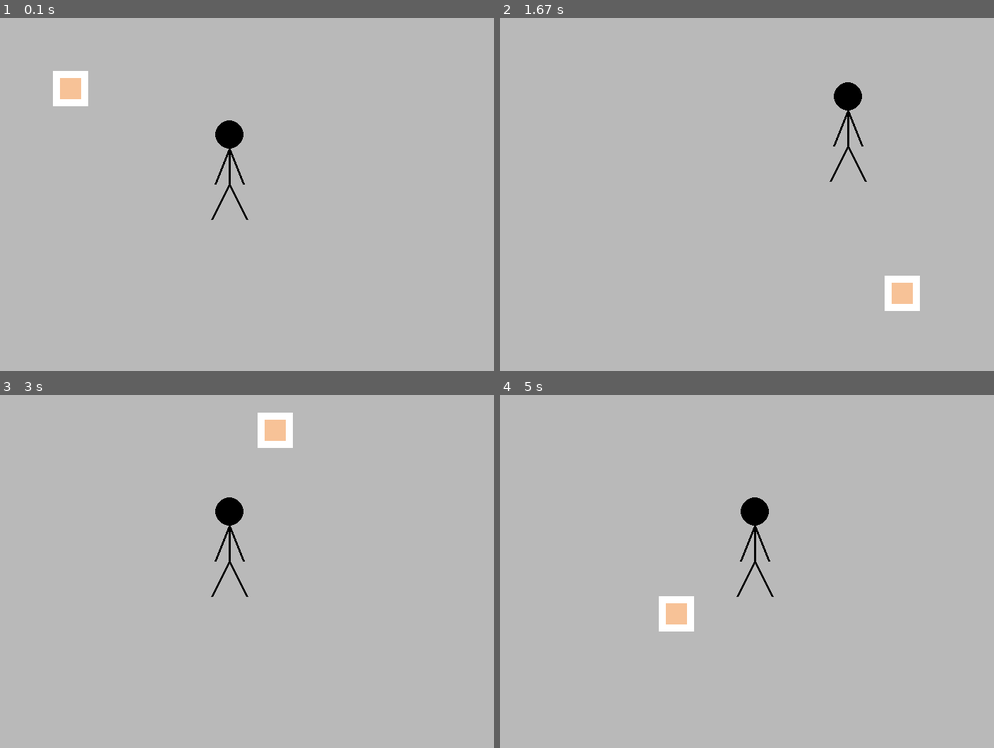
Above: before the commit, frames 1-4 (two rows, left to right).
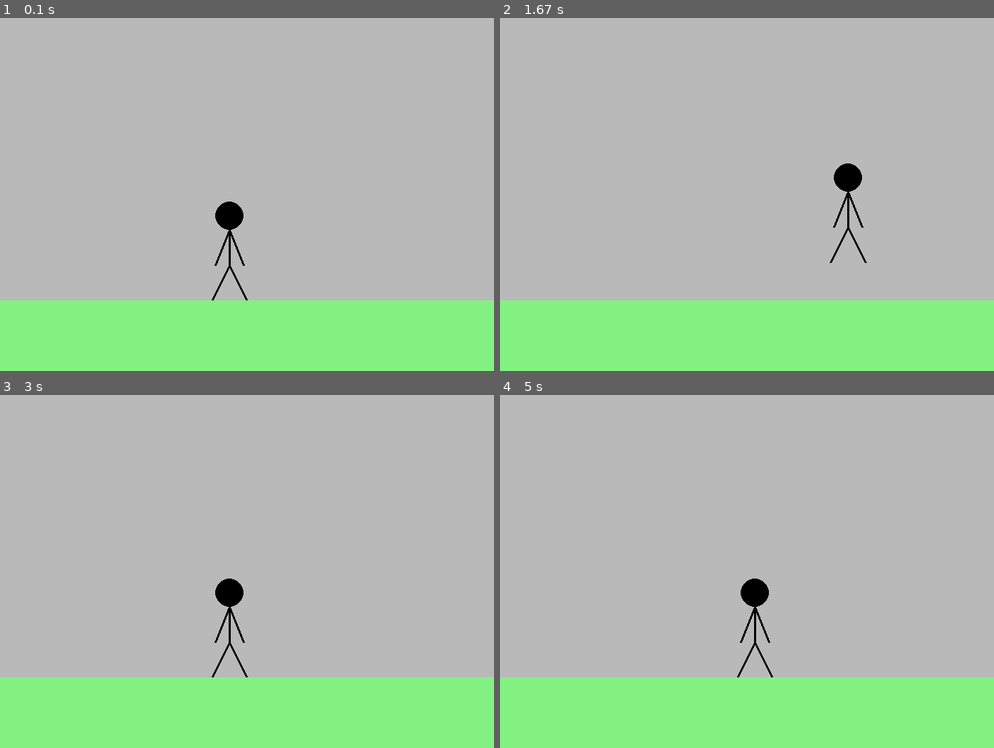
Above: after the commit, the same moments.

Repository: isabelbrandin/pygame-test
Game: pygame game, started from test.py
The game is run twice, just before and just after one commit, with the same random seed, the same clock (stepped at 60 frames per second) and the same inputs.
Inputs:
- Up to frame 1 (0.1 s): no input
- Up to frame 2 (1.67 s): hold Right 0.33-0.8 s; hold Up 0.83-1.13 s; hold Right 1.17-1.63 s
- Up to frame 3 (3 s): hold Left 1.67-2.2 s; hold Down 2.23-2.53 s; hold Left 2.57-2.97 s
- Up to frame 4 (5 s): hold Up 3-3.37 s; hold Right 3.4-4.03 s; hold Down 4.07-4.43 s; hold Left 4.47-4.93 s; hold Right from 4.97 s (still down)

The runs differ from the first frame. In frame 1, 22% of the frame differs, in the area x 0-100%, y 15-100%; in frame 2, 22%; in frame 3, 22%; in frame 4, 22%.

Commit message:
tog bort kvadraten och la dit något gräsliknande

Diff:
--- a/test.py
+++ b/test.py
@@ -27,29 +27,26 @@
 # Used to manage how fast the screen updates
 clock = pygame.time.Clock()
 
-rect_x = 50
-rect_y = 50
-rect_change_x = 5
-rect_change_y = 5
 x_speed = 0
 y_speed = 0
 x_coord = 300
-y_coord = 150
+y_coord = 265
 
 # -------- Main Program Loop -----------
 while not done:
     for event in pygame.event.get(): # User did something
         if event.type == pygame.QUIT: # If user clicked close
             done = True # Flag that we are done so we exit this loop
+
         # --- Drawing code should go here
         elif event.type == pygame.KEYDOWN:
             if event.key == pygame.K_LEFT:
                 x_speed = -3
-            elif event.key == pygame.K_RIGHT:
+            if event.key == pygame.K_RIGHT:
                 x_speed = 3
-            elif event.key == pygame.K_UP:
+            if event.key == pygame.K_UP:
                 y_speed = -3
-            elif event.key == pygame.K_DOWN:
+            if event.key == pygame.K_DOWN:
                 y_speed = 3
 
         elif event.type == pygame.KEYUP:
@@ -65,16 +62,7 @@
 
     draw_stick_figure(screen, x_coord, y_coord)
 
-    pygame.draw.rect(screen, WHITE, [rect_x, rect_y, 50, 50])
-    pygame.draw.rect(screen, LIGHT_ORANGE, [rect_x + 10, rect_y + 10, 30, 30])
-
-    rect_x += rect_change_x
-    rect_y += rect_change_y
-
-    if rect_x > 650 or rect_x < 0:
-        rect_change_x = rect_change_x * -1
-    if rect_y > 450 or rect_y < 0:
-        rect_change_y = rect_change_y * -1
+    pygame.draw.rect(screen, GREEN, [0, 400, 700, 400], 0)
 
 
 
